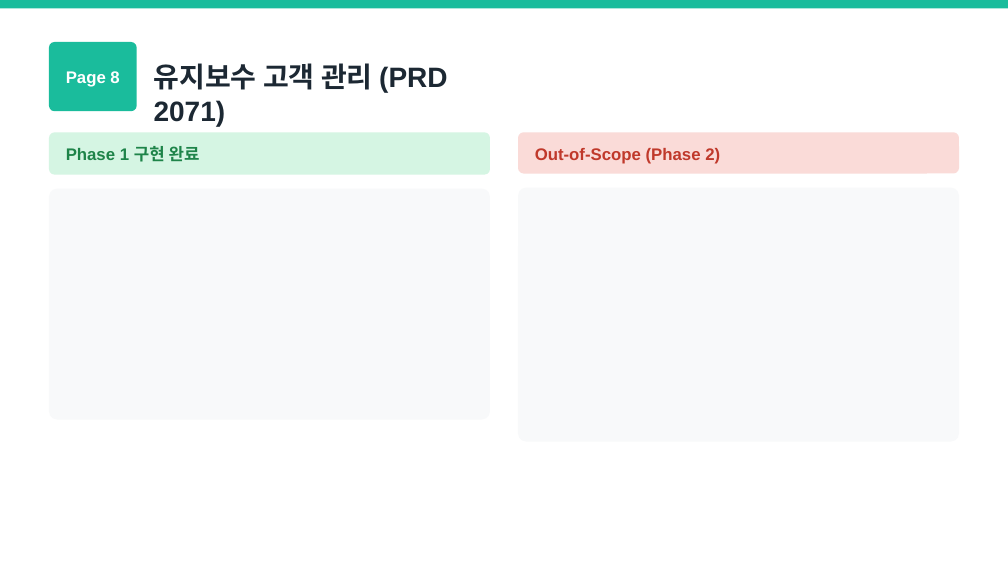
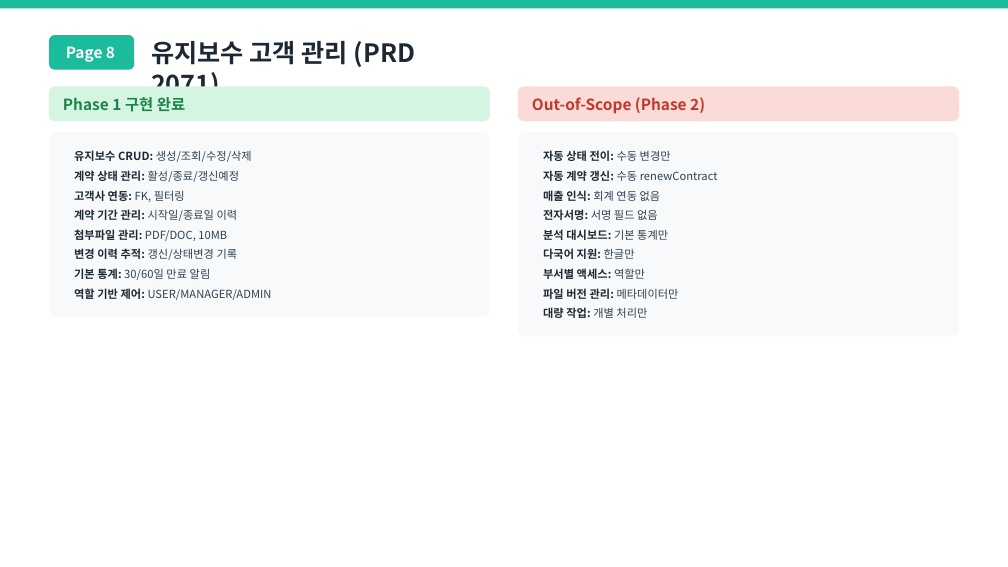
Before and after one commit to MoonjaeChoi/sunjin-erp, a slide deck: slide 10 of workspace/ppt/선진인포텍_ERP_Out-of-Scope_정리.pptx. Drawn at 1008x567 pixels with LibreOffice and Linux fonts; fonts in the diff are those of the drawing. Boxes give left, top, right and bottom in pixels: in the first picture for what was removed or moved away, otherwise in the second. Text is boxed around its words. In the diff, an @@ line names an element or a change of style, - is before the commit and + after.

```diff
--- a/workspace/ppt/선진인포텍_ERP_Out-of-Scope_정리.pptx
+++ b/workspace/ppt/선진인포텍_ERP_Out-of-Scope_정리.pptx
@@ rounded rectangle resized from (x1=49, y1=42, x2=137, y2=112) to (x1=49, y1=35, x2=135, y2=70) @@
@@ text "Page 8" moved from (x1=66, y1=71, x2=119, y2=87) to (x1=66, y1=46, x2=115, y2=62) @@
@@ text "Page 8" at (x1=66, y1=46, x2=115, y2=62): size 12 to 11 pt, font Arial to Noto Sans CJK KR; less space between paragraphs @@
@@ text "유지보수 고객 관리 (PRD 2071)" moved from (x1=154, y1=63, x2=448, y2=93) to (x1=151, y1=41, x2=415, y2=67) @@
@@ text "유지보수 고객 관리 (PRD 2071)" at (x1=151, y1=41, x2=415, y2=67): size 20 to 18 pt, font Arial to Noto Sans CJK KR @@
@@ rounded rectangle resized from (x1=49, y1=132, x2=491, y2=174) to (x1=49, y1=87, x2=491, y2=121) @@
@@ rounded rectangle resized from (x1=518, y1=132, x2=960, y2=173) to (x1=518, y1=87, x2=960, y2=121) @@
@@ text "Phase 1 구현 완료" moved from (x1=66, y1=146, x2=200, y2=162) to (x1=63, y1=97, x2=185, y2=112) @@
@@ text "Phase 1 구현 완료" at (x1=63, y1=97, x2=185, y2=112): size 12 to 11 pt, font Arial to Noto Sans CJK KR @@
@@ text "Out-of-Scope (Phase 2)" at (x1=532, y1=97, x2=705, y2=114): size 12 to 11 pt, font Arial to Noto Sans CJK KR @@
@@ text "Out-of-Scope (Phase 2)" moved from (x1=535, y1=148, x2=720, y2=164) to (x1=532, y1=97, x2=705, y2=114) @@
@@ rounded rectangle resized from (x1=49, y1=188, x2=491, y2=419) to (x1=49, y1=132, x2=491, y2=317) @@
@@ proportions changed in 5 elements at (x1=49, y1=87, x2=491, y2=121), (x1=49, y1=35, x2=135, y2=70), (x1=49, y1=132, x2=491, y2=317), (x1=518, y1=87, x2=960, y2=121), (x1=518, y1=132, x2=960, y2=337) @@
@@ rounded rectangle resized from (x1=518, y1=187, x2=960, y2=442) to (x1=518, y1=132, x2=960, y2=337) @@
@@ text added at (x1=74, y1=150, x2=272, y2=300), 8 pt, text #2E4053 @@
+• 유지보수 CRUD: 생성/조회/수정/삭제
+• 계약 상태 관리: 활성/종료/갱신예정
+• 고객사 연동: FK, 필터링
+• 계약 기간 관리: 시작일/종료일 이력
+• 첨부파일 관리: PDF/DOC, 10MB
+• 변경 이력 추적: 갱신/상태변경 기록
+• 기본 통계: 30/60일 만료 알림
+• 역할 기반 제어: USER/MANAGER/ADMIN
@@ text added at (x1=543, y1=150, x2=718, y2=318), 8 pt, text #1C2833, bold @@
+• 자동 상태 전이: 수동 변경만
+• 자동 계약 갱신: 수동 renewContract
+• 매출 인식: 회계 연동 없음
+• 전자서명: 서명 필드 없음
+• 분석 대시보드: 기본 통계만
+• 다국어 지원: 한글만
+• 부서별 액세스: 역할만
+• 파일 버전 관리: 메타데이터만
+• 대량 작업: 개별 처리만
```
Also in this commit, not shown: 15 other slides changed, 16 other files.
